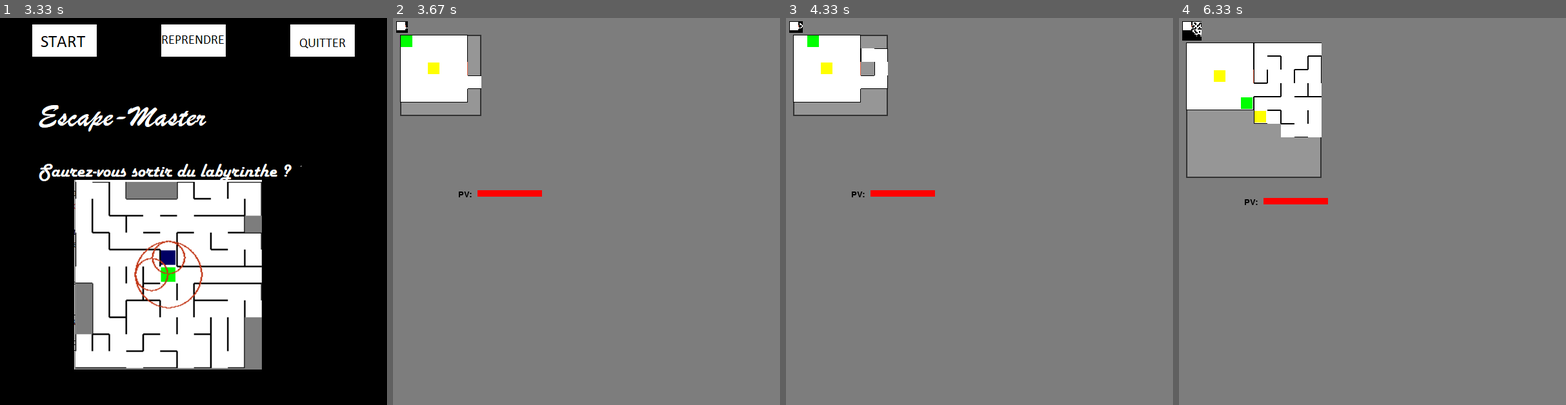
Above: before the commit, frames 1-4 (left to right).
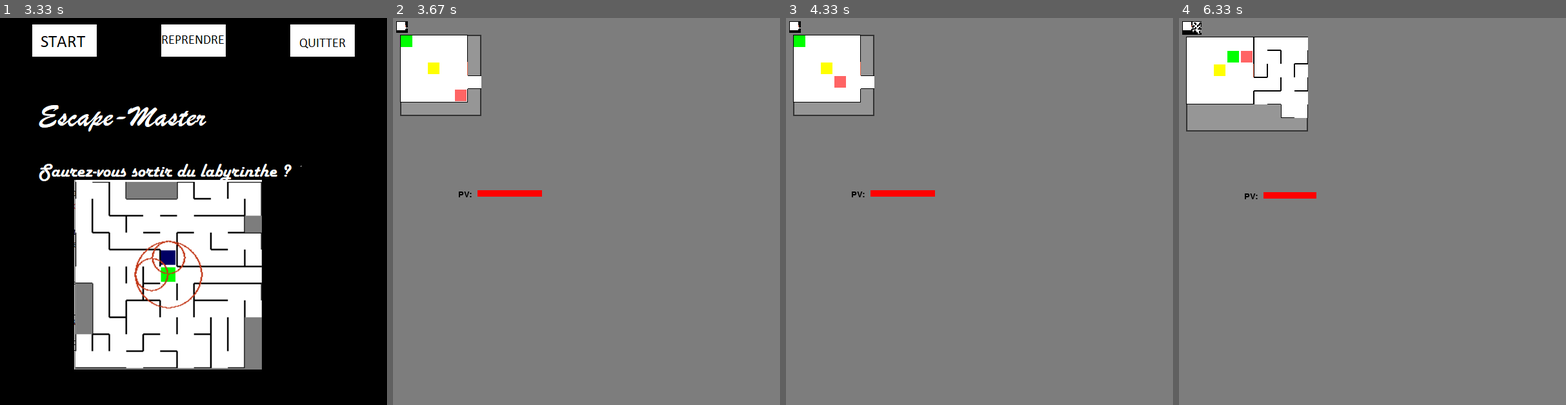
Above: after the commit, the same moments.

Repository: MartinRB45534/Escape
Game: pygame game, started from testsouris.py
Same seed, same stepped clock (60 frames per second), same inputs: the game is played once before the commit and once after it.
Inputs (mouse positions are in pixels of both pictures, inside the frame that each line leads up to):
- Up to frame 1 (3.33 s): no input
- Up to frame 2 (3.67 s): click (458, 41) at 3.53 s
- Up to frame 3 (4.33 s): hold Up 3.8-4.27 s; move the mouse to (859, 304) at 3.83 s; hold Right from 4.3 s (still down)
- Up to frame 4 (6.33 s): release Right at 4.93 s; hold Down 4.97-5.33 s; hold Left 5.37-5.83 s; hold Right from 5.87 s (still down)

Frame 1 is identical in both runs. In frame 2, less than 0.1% of the frame differs, in the area x 16-19%, y 18-22%; in frame 3, 1.2%; in frame 4, 7.6%, in the area x 0-39%, y 1-49%.

Commit message:
Correction commit
les montres remarchent normalement

Diff:
--- a/Monstres.py
+++ b/Monstres.py
@@ -23,6 +23,7 @@
         self.position_joueur=None
         #id de la meute a laquelle appartient le monstre
         self.id_meute=id_meute
+        self.evenements=[]
 
     def en_vue(self,pos_cible):
         """
--- a/Niveau.py
+++ b/Niveau.py
@@ -100,7 +100,7 @@
             #self.lab.matrice_cases=mat_lab
 
 
-            monstres=[]#[Fatti([4,4])]#,Fatti([10,10])]
+            monstres=[Slime([4,4])]#,Fatti([10,10])]
             self.entitees=[Clee((3,3),"goodooKey")]
 
         elif niveau == 1:
